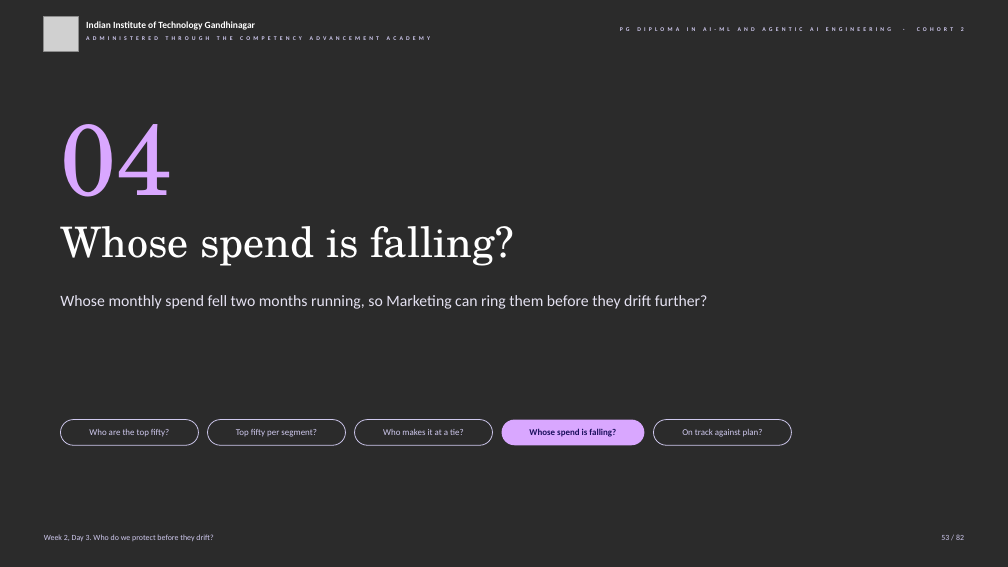
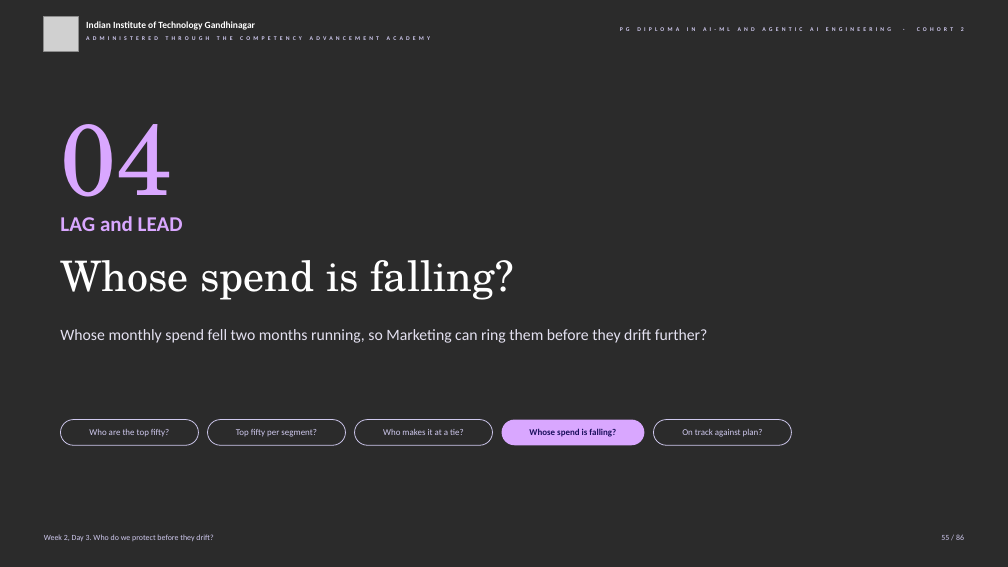
Before and after one commit to fde-academy-lab/c2-content-factory, a slide deck: slide 55 of content/W02/D3/slides/C2_W02_D03_half1_STUDENT.pptx (slide 53 before the commit). Drawn at 1008x567 pixels with LibreOffice and Linux fonts; fonts in the diff are those of the drawing; grey boxes stand for pictures; background and template pictures are left out; a plain dark background stands for a picture behind light text. Boxes give left, top, right and bottom in pixels: in the first picture for what was removed or moved away, otherwise in the second. Text is boxed around its words. In the diff, an @@ line names an element or a change of style, - is before the commit and + after.

```diff
--- a/content/W02/D3/slides/C2_W02_D03_half1_STUDENT.pptx
+++ b/content/W02/D3/slides/C2_W02_D03_half1_STUDENT.pptx
@@ text added at [60,216,183,231], 20 pt, text #D9A7FF, bold @@
+LAG and LEAD
@@ text "Whose spend is falling?": place and size @@
-text "Whose spend is falling?" at [60,226,514,266]
+text "Whose spend is falling?" at [60,260,514,300]
@@ text "Whose monthly spend fell two ...": place and size @@
-text "Whose monthly spend fell two ..." at [60,295,708,309]
+text "Whose monthly spend fell two ..." at [60,329,708,343]
```
Also in this commit, not shown: 81 other slides changed, 4 slides added, 3 other files.
